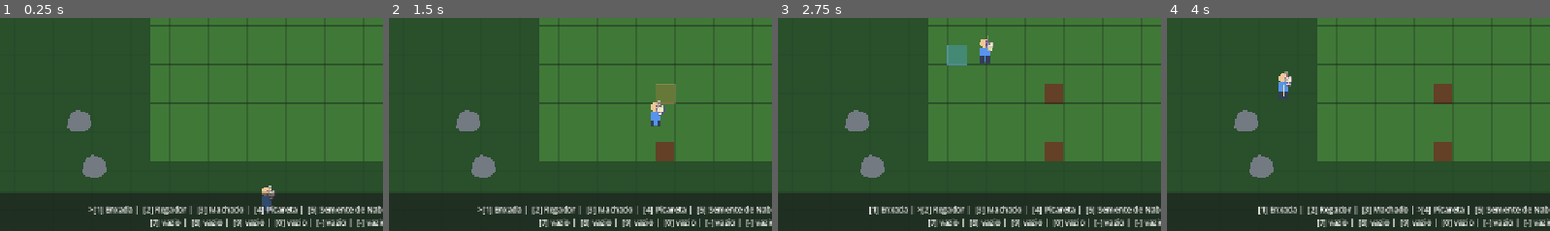
Above: before the commit, frames 1-4 (left to right).
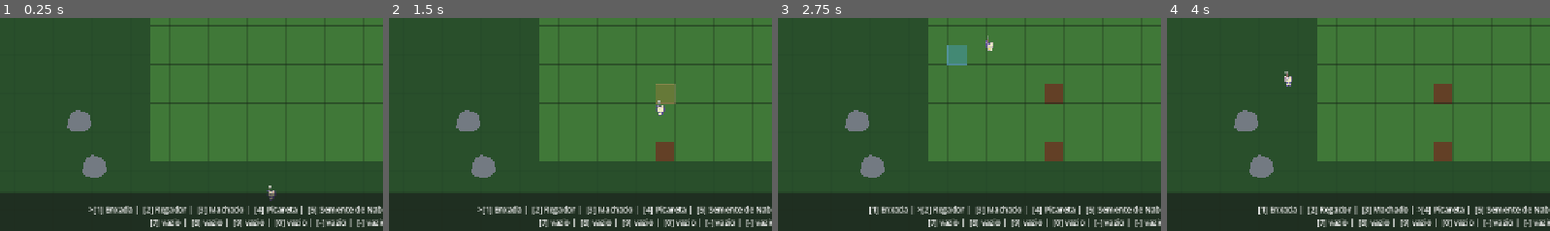
Above: after the commit, the same moments.

Repository: HelioConde/GameSlime
Game: Godot game, scene res://scenes/world/main.tscn
Same seed, same stepped clock (60 frames per second), same inputs: the game is played once before the commit and once after it.
Inputs (mouse positions are % of the whole screen's width and height, from its top left):
- Up to frame 1 (0.25 s): no input
- Up to frame 2 (1.5 s): tap Enter at 0.5 s; move the mouse to (45, 70) at 0.52 s; hold W from 0.53 s (still down); tap E at 0.6 s; click (45, 70) at 0.67 s; tap Space at 0.77 s; move the mouse to (80, 65) at 1.27 s; tap 1 at 1.35 s
- Up to frame 3 (2.75 s): tap Space at 1.52 s; move the mouse to (20, 35) at 2.02 s; release W at 2.03 s; hold A from 2.03 s (still down); tap 2 at 2.1 s
- Up to frame 4 (4 s): move the mouse to (55, 50) at 2.77 s; tap 3 at 2.85 s; click (55, 50) at 2.92 s; tap Space at 3.02, 3.77 s; move the mouse to (35, 24) at 3.52 s; release A at 3.53 s; hold S from 3.53 s (still down); tap 4 at 3.6 s
The pictures show only the part of the screen within x 15-65%, y 36-86%; the shares and areas given below are measured in that part.

The runs differ from the first frame. In frame 1, 0.2% of the frame differs, in the area x 68-71%, y 79-91%; in frame 2, 0.2%; in frame 3, 0.2%; in frame 4, 0.3%, in the area x 29-32%, y 25-39%.

Commit message:
refactor: remove placeholder player drawing

Diff:
--- a/scripts/entities/player/player_controller.gd
+++ b/scripts/entities/player/player_controller.gd
@@ -433,18 +433,8 @@
 	energy.restore_full()
 
 func _draw() -> void:
-	_draw_player()
 	_draw_target_preview()
 	_draw_action_flash()
-
-func _draw_player() -> void:
-	draw_circle(Vector2(0, -13), 8.0, Color(0.94, 0.78, 0.59))
-	draw_rect(Rect2(-8, -5, 16, 22), Color(0.34, 0.58, 0.92), true)
-	draw_rect(Rect2(-8, 9, 6, 12), Color(0.20, 0.24, 0.35), true)
-	draw_rect(Rect2(2, 9, 6, 12), Color(0.20, 0.24, 0.35), true)
-
-	var facing_line := Vector2(facing) * 18.0
-	draw_line(Vector2.ZERO, facing_line, Color(1.0, 0.93, 0.47), 2.0)
 
 func _draw_target_preview() -> void:
 	if farm_field == null:
